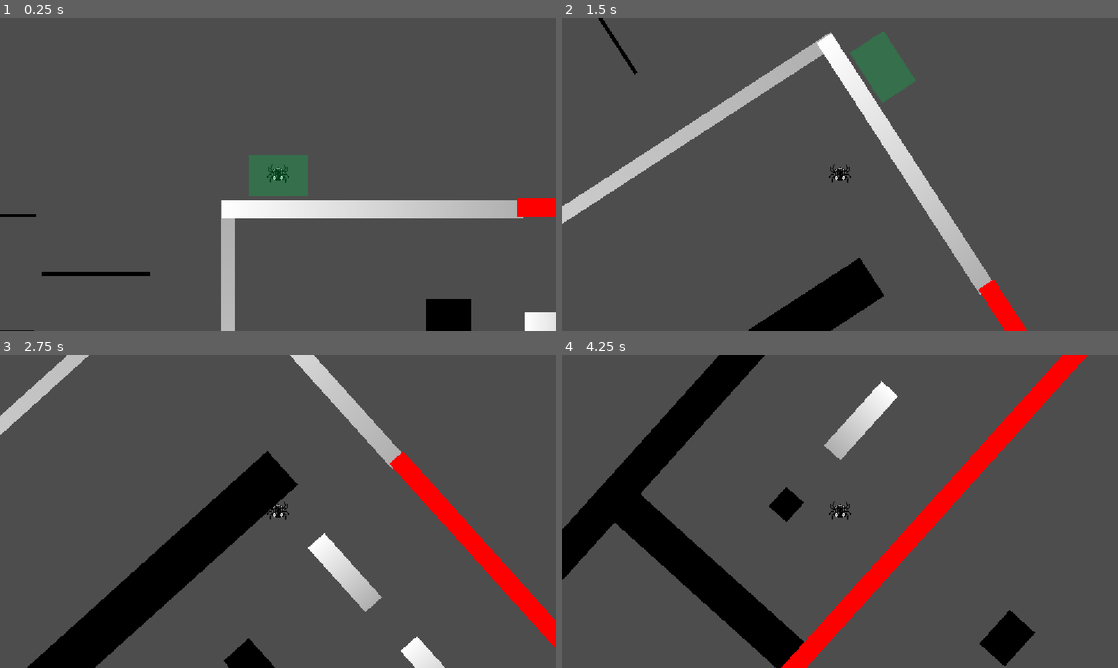
Above: before the commit, frames 1-4 (two rows, left to right).
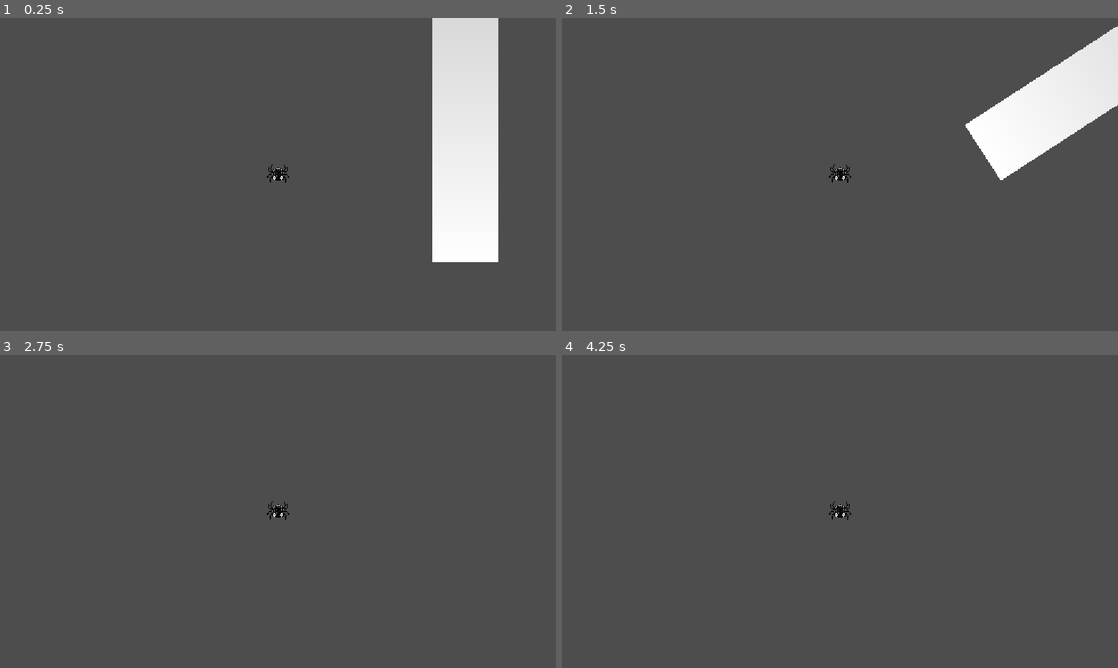
Above: after the commit, the same moments.

Repository: Aymeric-Moreau/GravityHook
Game: Godot game, scene res://Scènes/Marc/ScèneTest.tscn
Two runs of this game, one before a commit and one after it. Both use one fixed random seed, a clock stepped at 60 frames per second and the inputs below.
Inputs:
- Up to frame 1 (0.25 s): no input
- Up to frame 2 (1.5 s): tap Enter (ui_accept) at 0.5, 0.77 s; hold E (Grappin) 0.53-1.28 s; hold P (Rotate_Gravity_Right) from 0.53 s (still down); tap E (Grappin) at 1.35 s
- Up to frame 3 (2.75 s): tap Enter (ui_accept) at 1.52 s; release P (Rotate_Gravity_Right) at 2.03 s; hold O (Rotate_Gravity_Left) from 2.03 s (still down); hold E (Grappin) from 2.03 s (still down)
- Up to frame 4 (4.25 s): release O (Rotate_Gravity_Left) at 2.78 s; release E (Grappin) at 2.78 s; hold P (Rotate_Gravity_Right) from 2.78 s (still down); tap E (Grappin) at 2.85 s; tap Enter (ui_accept) at 3.02, 3.77 s; hold E (Grappin) from 3.53 s (still down)

The runs differ from the first frame. In frame 1, 16% of the frame differs, in the area x 0-100%, y 0-100%; in frame 2, 16%; in frame 3, 15%; in frame 4, 17%, in the area x 0-95%, y 0-100%.

Commit message:
update level test
update du niveau de test + qq ptit changement de qualité dans le script du perso

Diff:
--- a/Scripts/Marc/playercontroller.gd
+++ b/Scripts/Marc/playercontroller.gd
@@ -152,7 +152,7 @@
 		#honnetement tout cette partie de code c'est un peu dégeu, il y doit y avoir une meilleur manière de faire. It just works tho
 		var horizontal_grapple_range : float = cos( deg_to_rad(grapple_base_launch_angle) ) * grapple_base_range ## portée horizontal du grappin. Elle est constante.
 
-		grapple_current_range = grapple_base_range + (velocity.y / velocity_range_multiplier) #augmente la portée du grappin en fonction de la vitesse de chute
+		grapple_current_range = grapple_base_range + (velocity.y * velocity_range_multiplier) #augmente la portée du grappin en fonction de la vitesse de chute
 		grapple_current_launch_angle = -acos( horizontal_grapple_range / grapple_current_range ) #ajuste l'angle du grappin, pour que la portée horizontal du grappin soit constante.
 
 	else:
@@ -191,8 +191,7 @@
 
 	#if velocity.y > 0: #si le joueur est en train de chuter
 	if velocity.y > deg_to_rad(base_swing_speed) * grapple_distance:
-		#current_swing_speed = base_swing_speed + ( velocity.y / swing_speed_multiplier ) #augmente la vitesse de swing du grappin du joueur en fonction de la vitesse de chute
-		current_swing_speed = rad_to_deg(velocity.y / grapple_distance)
+		current_swing_speed = rad_to_deg(velocity.y / grapple_distance) * swing_speed_multiplier #augmente la vitesse de swing du grappin du joueur en fonction de la vitesse de chute
 	else:
 		current_swing_speed = base_swing_speed
 
--- a/Scènes/Marc/ScèneTest.tscn
+++ b/Scènes/Marc/ScèneTest.tscn
@@ -27,7 +27,7 @@
 [node name="ScèneTest" type="Node2D" unique_id=2136168295]
 
 [node name="player" parent="." unique_id=1296045762 groups=["Player"] instance=ExtResource("1_n0l7y")]
-position = Vector2(8169, 708)
+position = Vector2(13719, 4816)
 
 [node name="testingchamber" type="Node2D" parent="." unique_id=613565545]
 
@@ -1102,6 +1102,19 @@
 skew = -3.027916e-05
 shape = SubResource("RectangleShape2D_5h0dj")
 
+[node name="bloc57" type="StaticBody2D" parent="level_test/blocs" unique_id=983164092]
+position = Vector2(15313.001, -2349)
+scale = Vector2(-13.765146, 2.7051895)
+
+[node name="Sprite2D" type="Sprite2D" parent="level_test/blocs/bloc57" unique_id=1228042086]
+scale = Vector2(0.23208454, 46.529564)
+texture = SubResource("GradientTexture1D_5hgaw")
+
+[node name="CollisionShape2D" type="CollisionShape2D" parent="level_test/blocs/bloc57" unique_id=1335105408]
+scale = Vector2(2.9769325, -2.3358026)
+skew = -3.027916e-05
+shape = SubResource("RectangleShape2D_5h0dj")
+
 [node name="bloc49" type="StaticBody2D" parent="level_test/blocs" unique_id=1883886219]
 position = Vector2(11392, 1343)
 scale = Vector2(2.5599885, 19.720001)
@@ -1179,7 +1192,7 @@
 
 [node name="BlocGrav22" type="StaticBody2D" parent="level_test/blocs_grav" unique_id=756310246]
 position = Vector2(14366.001, 1109)
-scale = Vector2(2.8980324, -4.145488)
+scale = Vector2(2.5380323, -3.1766286)
 collision_layer = 2
 
 [node name="Sprite2D" type="Sprite2D" parent="level_test/blocs_grav/BlocGrav22" unique_id=454968136]
@@ -1279,7 +1292,7 @@
 shape = SubResource("RectangleShape2D_5h0dj")
 
 [node name="platforme30" type="StaticBody2D" parent="level_test/non_hook_blocks" unique_id=424735205]
-position = Vector2(16221.999, -300)
+position = Vector2(15900, -300)
 rotation = 1.5707964
 scale = Vector2(5.5233264, 210.5289)
 collision_layer = 4
@@ -1293,17 +1306,47 @@
 scale = Vector2(12.826931, -0.050200395)
 shape = SubResource("RectangleShape2D_5h0dj")
 
-[node name="platforme34" type="StaticBody2D" parent="level_test/non_hook_blocks" unique_id=1250361521]
-position = Vector2(15119, -760.00006)
+[node name="platforme34" type="StaticBody2D" parent="level_test/non_hook_blocks" unique_id=12260024]
+position = Vector2(14540, -4108)
 rotation = 1.5707964
-scale = Vector2(2.4833257, 210.5289)
-collision_layer = 4
-
-[node name="Sprite2D" type="Sprite2D" parent="level_test/non_hook_blocks/platforme34" unique_id=812947165]
-scale = Vector2(1.0000001, 1)
-texture = SubResource("GradientTexture1D_q787x")
-
-[node name="CollisionShape2D" type="CollisionShape2D" parent="level_test/non_hook_blocks/platforme34" unique_id=1599694735]
+scale = Vector2(5.5233264, 210.5289)
+collision_layer = 4
+
+[node name="Sprite2D" type="Sprite2D" parent="level_test/non_hook_blocks/platforme34" unique_id=356874229]
+scale = Vector2(1.0000001, 1)
+texture = SubResource("GradientTexture1D_q787x")
+
+[node name="CollisionShape2D" type="CollisionShape2D" parent="level_test/non_hook_blocks/platforme34" unique_id=945086124]
+rotation = -3.1415925
+scale = Vector2(12.826931, -0.050200395)
+shape = SubResource("RectangleShape2D_5h0dj")
+
+[node name="platforme35" type="StaticBody2D" parent="level_test/non_hook_blocks" unique_id=750609608]
+position = Vector2(13366, -3160.9998)
+rotation = 1.5707964
+scale = Vector2(6.256898, 210.5289)
+collision_layer = 4
+
+[node name="Sprite2D" type="Sprite2D" parent="level_test/non_hook_blocks/platforme35" unique_id=1470855673]
+scale = Vector2(1.0000001, 1)
+texture = SubResource("GradientTexture1D_q787x")
+
+[node name="CollisionShape2D" type="CollisionShape2D" parent="level_test/non_hook_blocks/platforme35" unique_id=703938296]
+rotation = -3.1415925
+scale = Vector2(12.826931, -0.050200395)
+shape = SubResource("RectangleShape2D_5h0dj")
+
+[node name="platforme36" type="StaticBody2D" parent="level_test/non_hook_blocks" unique_id=466009018]
+position = Vector2(13366, -4720)
+rotation = 1.5707964
+scale = Vector2(6.256898, 210.5289)
+collision_layer = 4
+
+[node name="Sprite2D" type="Sprite2D" parent="level_test/non_hook_blocks/platforme36" unique_id=671223760]
+scale = Vector2(1.0000001, 1)
+texture = SubResource("GradientTexture1D_q787x")
+
+[node name="CollisionShape2D" type="CollisionShape2D" parent="level_test/non_hook_blocks/platforme36" unique_id=1682319969]
 rotation = -3.1415925
 scale = Vector2(12.826931, -0.050200395)
 shape = SubResource("RectangleShape2D_5h0dj")
@@ -1538,7 +1581,7 @@
 shape = SubResource("RectangleShape2D_5h0dj")
 
 [node name="platforme24" type="StaticBody2D" parent="level_test/non_hook_blocks" unique_id=1620958593]
-position = Vector2(12597, 2305)
+position = Vector2(12512, 2370)
 scale = Vector2(-0.3227002, -622.195)
 collision_layer = 4
 
@@ -1591,13 +1634,23 @@
 rotation = 1.5707964
 scale = Vector2(24.796696, -3.6303291)
 
+[node name="killzone15" parent="level_test/killzones" unique_id=1195302842 instance=ExtResource("2_p4jeo")]
+position = Vector2(16550, -2472.9998)
+rotation = 1.5707964
+scale = Vector2(44.716694, -3.6303291)
+
 [node name="killzone14" parent="level_test/killzones" unique_id=702735703 instance=ExtResource("2_p4jeo")]
-position = Vector2(17111.002, -892)
-rotation = 3.1415927
-scale = Vector2(24.796696, -3.6303291)
+position = Vector2(16885, -922.99994)
+rotation = 3.1415927
+scale = Vector2(32.743183, 3.0340197)
+
+[node name="killzone18" parent="level_test/killzones" unique_id=410886816 instance=ExtResource("2_p4jeo")]
+position = Vector2(15674.001, -3523.9998)
+rotation = 3.1415927
+scale = Vector2(37.703175, 3.0340197)
 
 [node name="killzone16" parent="level_test/killzones" unique_id=108401641 instance=ExtResource("2_p4jeo")]
-position = Vector2(14387, 2214)
+position = Vector2(14387, 1944.9999)
 rotation = 3.1415927
 scale = Vector2(24.796696, -3.6303291)
 
@@ -1617,24 +1670,24 @@
 scale = Vector2(23.276697, -3.6303291)
 
 [node name="killzone21" parent="level_test/killzones" unique_id=1794611143 instance=ExtResource("2_p4jeo")]
-position = Vector2(15234, -332)
+position = Vector2(15270.999, -90.99997)
 rotation = 4.712389
-scale = Vector2(23.276697, -3.6303291)
-
-[node name="killzone22" parent="level_test/killzones" unique_id=1642915940 instance=ExtResource("2_p4jeo")]
-position = Vector2(15234, -332)
+scale = Vector2(14.276695, -3.6303291)
+
+[node name="killzone22" parent="level_test/killzones" unique_id=1597934909 instance=ExtResource("2_p4jeo")]
+position = Vector2(15553, -789.001)
+rotation = 5.4870186
+scale = Vector2(14.276695, -3.6303291)
+
+[node name="killzone24" parent="level_test/killzones" unique_id=1814345611 instance=ExtResource("2_p4jeo")]
+position = Vector2(14903.001, -1914.9995)
+rotation = 5.4870186
+scale = Vector2(20.327955, -3.6303291)
+
+[node name="killzone23" parent="level_test/killzones" unique_id=1485993540 instance=ExtResource("2_p4jeo")]
+position = Vector2(14408, -827.99994)
 rotation = 4.712389
-scale = Vector2(23.276697, -3.6303291)
-
-[node name="killzone23" parent="level_test/killzones" unique_id=1485993540 instance=ExtResource("2_p4jeo")]
-position = Vector2(14420, -332)
-rotation = 4.712389
-scale = Vector2(23.276697, -3.6303291)
-
-[node name="killzone24" parent="level_test/killzones" unique_id=1036717986 instance=ExtResource("2_p4jeo")]
-position = Vector2(14420, -332)
-rotation = 4.712389
-scale = Vector2(23.276697, -3.6303291)
+scale = Vector2(36.2767, -3.6303291)
 
 [node name="killzone25" parent="level_test/killzones" unique_id=404775164 instance=ExtResource("2_p4jeo")]
 position = Vector2(13974, 298)
@@ -1646,6 +1699,26 @@
 rotation = 6.2831855
 scale = Vector2(13.102273, 3.53968)
 
+[node name="killzone29" parent="level_test/killzones" unique_id=1990372416 instance=ExtResource("2_p4jeo")]
+position = Vector2(14856.001, -2334)
+rotation = 6.2831855
+scale = Vector2(12.578767, 2.813902)
+
+[node name="killzone30" parent="level_test/killzones" unique_id=663163386 instance=ExtResource("2_p4jeo")]
+position = Vector2(14153, -2334)
+rotation = 6.2831855
+scale = Vector2(37.48437, 2.8139048)
+
+[node name="killzone27" parent="level_test/killzones" unique_id=2034510639 instance=ExtResource("2_p4jeo")]
+position = Vector2(15568, 298)
+rotation = 6.2831855
+scale = Vector2(13.102273, 3.53968)
+
+[node name="killzone28" parent="level_test/killzones" unique_id=976434753 instance=ExtResource("2_p4jeo")]
+position = Vector2(15568, 298)
+rotation = 6.2831855
+scale = Vector2(13.102273, 3.53968)
+
 [node name="killzone7" parent="level_test/killzones" unique_id=1795039411 instance=ExtResource("2_p4jeo")]
 position = Vector2(11903, 4054)
 rotation = 1.5707964
@@ -1667,5 +1740,9 @@
 rotation = -1.5707964
 
 [node name="respawn point10" parent="level_test/respawn points" unique_id=87731538 instance=ExtResource("3_u1fjq")]
-position = Vector2(16425, 279.00003)
+position = Vector2(16103.001, 279.00003)
 rotation = 1.5707964
+
+[node name="respawn point11" parent="level_test/respawn points" unique_id=1022324706 instance=ExtResource("3_u1fjq")]
+position = Vector2(14326, -4106)
+rotation = 4.712389
--- a/Scènes/Marc/player.tscn
+++ b/Scènes/Marc/player.tscn
@@ -18,7 +18,7 @@
 airborne_decceleration = 50.0
 max_fall_speed = 1800.0
 grapple_base_range = 350.0
-velocity_range_multiplier = 18.0
+velocity_range_multiplier = 0.05
 base_swing_speed = 130.0
 
 [node name="CollisionShape2D" type="CollisionShape2D" parent="." unique_id=941885704]
